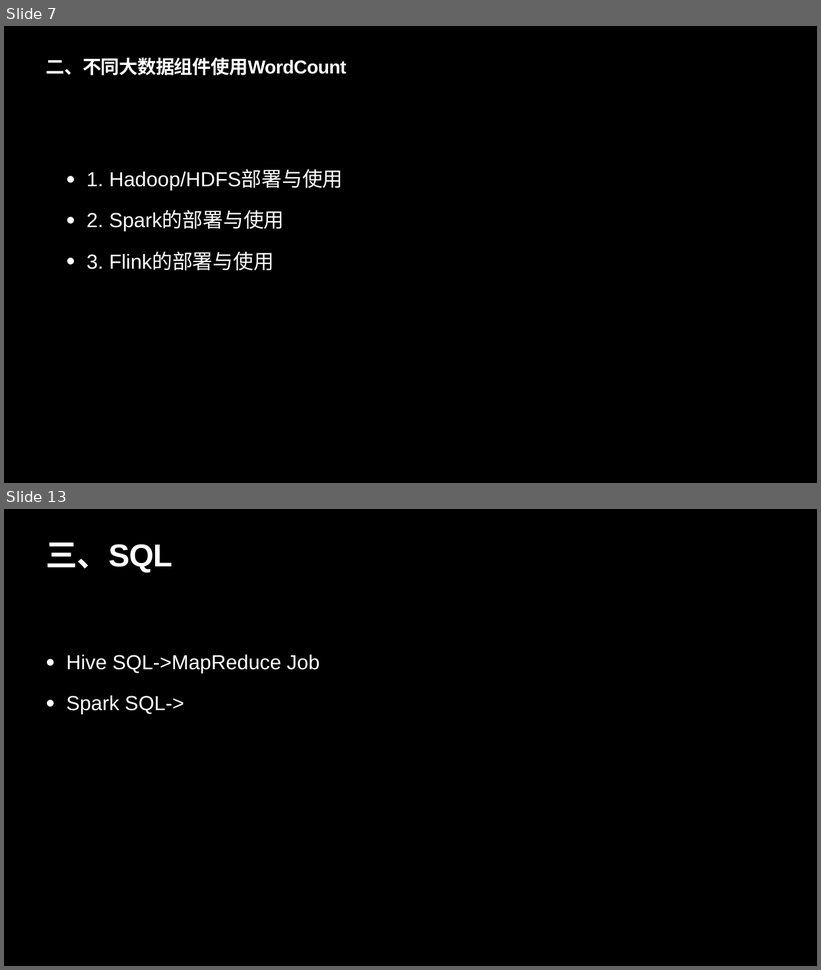
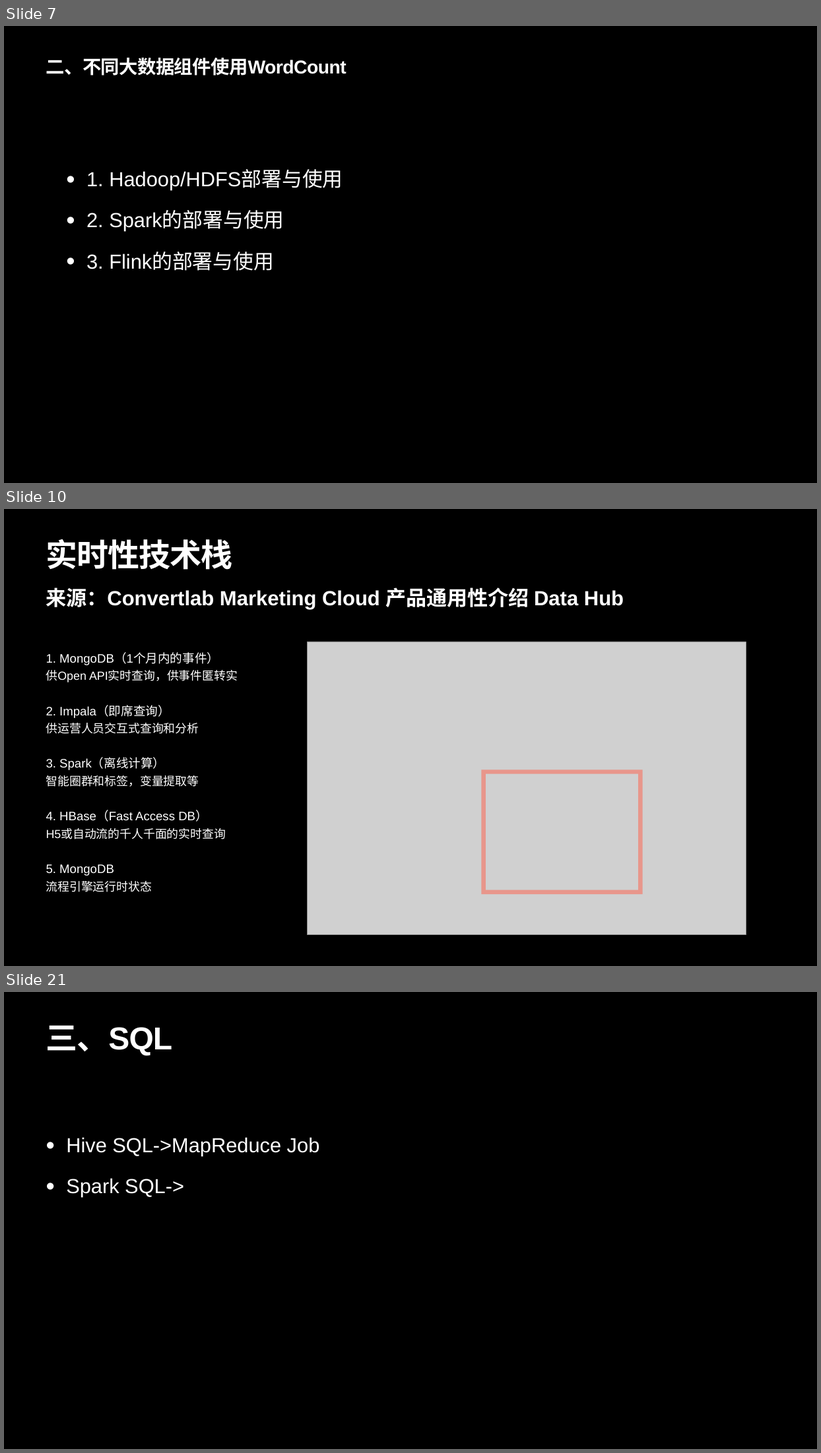
Before and after one commit to LinusLarrabee/bigData, a slide deck: src/doc/大数据组件调研.pptx. Shown one above the other, each under a label of ours: slides 7 and 13 before the commit, slides 7, 10 and 21 after it; the slides between them are not shown. The pictures are 821x970 and 821x1453 pixels, drawn with LibreOffice and Linux fonts; fonts in the diff are those of the drawing; grey boxes stand for pictures. Boxes give left, top, right and bottom in pixels: in the first picture for what was removed or moved away, otherwise in the second. Text is boxed around its words. In the diff, an @@ line names an element or a change of style, - is before the commit and + after.

```diff
--- a/src/doc/大数据组件调研.pptx
+++ b/src/doc/大数据组件调研.pptx
@@ slide 10 added at (x1=4, y1=509, x2=817, y2=966), background #000000 @@
@@ title added at (x1=46, y1=539, x2=233, y2=570), 74.8 pt, text #FFFFFF, bold @@
+实时性技术栈
@@ text added at (x1=46, y1=588, x2=624, y2=610), 48.4 pt, text #FFFFFF, bold @@
+来源：Convertlab Marketing Cloud 产品通用性介绍 Data Hub
@@ picture added at (x1=308, y1=642, x2=746, y2=935) @@
@@ text added at (x1=46, y1=653, x2=238, y2=892), 29 pt, text #FFFFFF @@
+1. MongoDB（1个月内的事件）
+供Open API实时查询，供事件匿转实
+2. Impala（即席查询）
+供运营人员交互式查询和分析
+3. Spark（离线计算）
+智能圈群和标签，变量提取等
+4. HBase（Fast Access DB）
+H5或自动流的千人千面的实时查询
+5. MongoDB
+流程引擎运行时状态
@@ rectangle added at (x1=484, y1=772, x2=641, y2=892), outline #FF644E 10 pt @@
@@ what was slide 13 is now slide 21 @@
```
Also in this commit, not shown: 7 slides changed, 10 other slides added, 6 slides removed, 5 other files.
